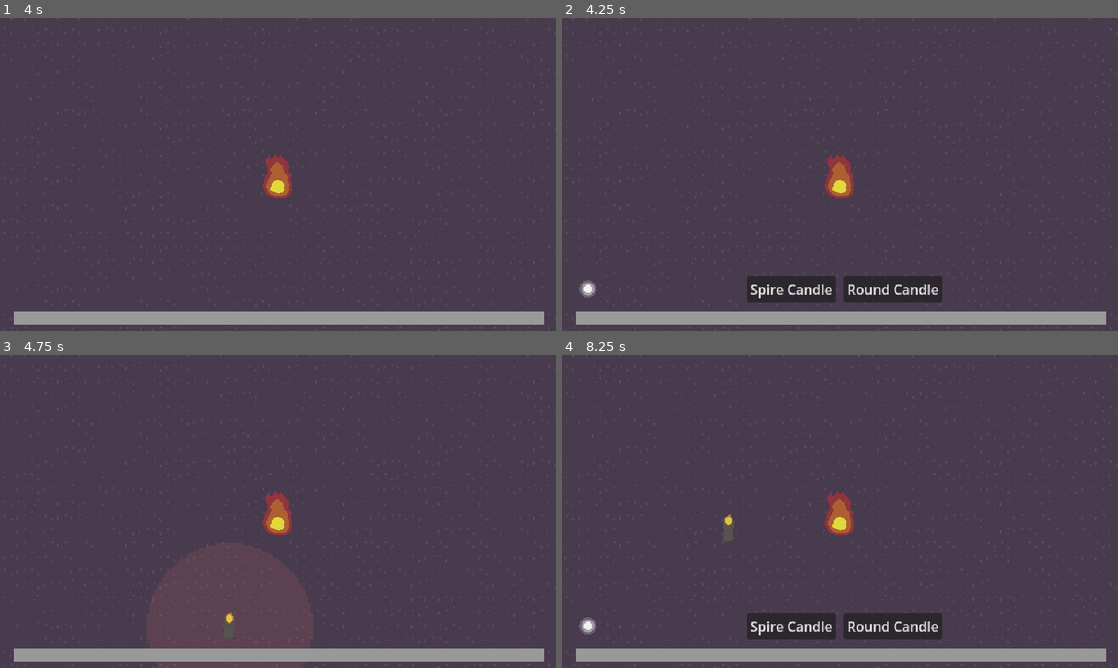
Above: before the commit, frames 1-4 (two rows, left to right).
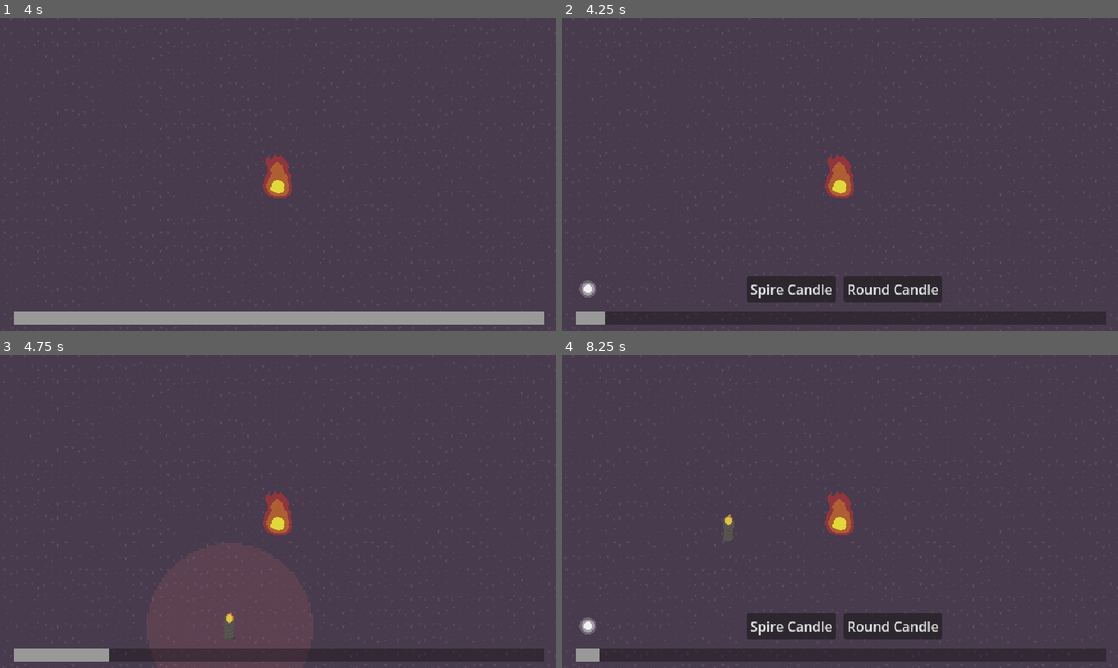
Above: after the commit, the same moments.

Repository: sushitoad/tower-defense-prototype
Game: Godot game, scene res://scenes/test_scene.tscn
Two runs of this game, one before a commit and one after it. Both use one fixed random seed, a clock stepped at 60 frames per second and the inputs below.
Inputs (mouse positions are in pixels of both pictures, inside the frame that each line leads up to):
- Up to frame 1 (4 s): move the mouse to (400, 158) at 0.52 s; tap one key every 0.75 s from 0.6 s: S (CameraDown) A (CameraLeft) D (CameraRight) W (CameraUp); move the mouse to (166, 190) at 1.27 s; move the mouse to (333, 105) at 2.02 s; move the mouse to (250, 237) at 2.77 s; move the mouse to (444, 221) at 3.52 s; click (444, 221) at 3.6 s
- Up to frame 2 (4.25 s): no input
- Up to frame 3 (4.75 s): click "Spire Candle" at 4.25 s
- Up to frame 4 (8.25 s): move the mouse to (673, 464) at 5.02 s; tap one key every 0.75 s from 5.1 s: S (CameraDown) A (CameraLeft) D (CameraRight) W (CameraUp); move the mouse to (867, 511) at 5.77 s; move the mouse to (756, 433) at 6.52 s; move the mouse to (962, 495) at 7.27 s; move the mouse to (728, 527) at 8.02 s; click (728, 527) at 8.1 s

Frame 1 is identical in both runs. In frame 2, 3.8% of the frame differs, in the area x 7-98%, y 93-98%; in frame 3, 3.3%; in frame 4, 3.8%, in the area x 6-98%, y 93-98%.
Error in both runs: Invalid access to property or key 'isBeingPlaced' on a base object of type 'Nil'. (res://scripts/tower_manager.gd:31)

Commit message:
still refactoring charge bar

Diff:
--- a/scripts/charge_bar.gd
+++ b/scripts/charge_bar.gd
@@ -12,33 +12,39 @@
 func _ready() -> void:
 	max_value = timeToCharge
 	value = 0
-	chargeTimer.wait_time = timeToCharge
-	chargeTimer.start()
 
 func _process(delta: float) -> void:
 	#value = timeToCharge - chargeTimer.time_left
+
+	#this breaks when you reach max charges, I think it keeps giving you a 5th again immediately
 	if chargeTowerBoost < 1:
 		chargeTowerBoost = 1
-	currentCharge += delta * chargeTowerBoost
+	if currentCharge >= max_value:
+		if numberOfCharges < chargeCap:
+			currentCharge = 0
+			AddCharges(1)
+	else:
+		currentCharge += delta * chargeTowerBoost
 	value = currentCharge
 
 func _on_charge_timer_timeout() -> void:
-	AddCharges(1)
+	pass #AddCharges(1)
 
 func AddCharges(chargeAmount: int):
 	var chargesBefore: int = numberOfCharges
 	numberOfCharges += chargeAmount
 	if numberOfCharges == chargeCap:
-		chargeTimer.stop()
-		value = max_value
+		#chargeTimer.stop()
+		currentCharge = max_value
 	if numberOfCharges < 0:
 		numberOfCharges = 0
 	elif numberOfCharges > chargeCap:
 		numberOfCharges = chargeCap
-	if numberOfCharges < chargeCap and chargeTimer.is_stopped():
-		chargeTimer.start()
+	#if numberOfCharges < chargeCap and chargeTimer.is_stopped():
+	#	chargeTimer.start()
 	if chargesBefore != numberOfCharges:
 		chargeAmountChanged.emit()
+	print(str(numberOfCharges) + " charges")
 
 func _on_basic_tower_button_pressed() -> void:
 	AddCharges(-1)
